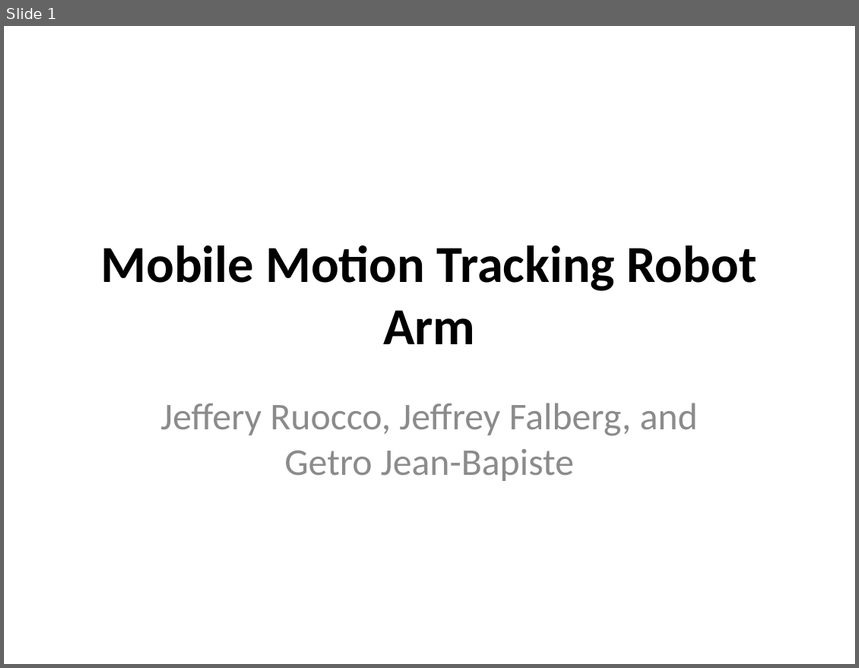
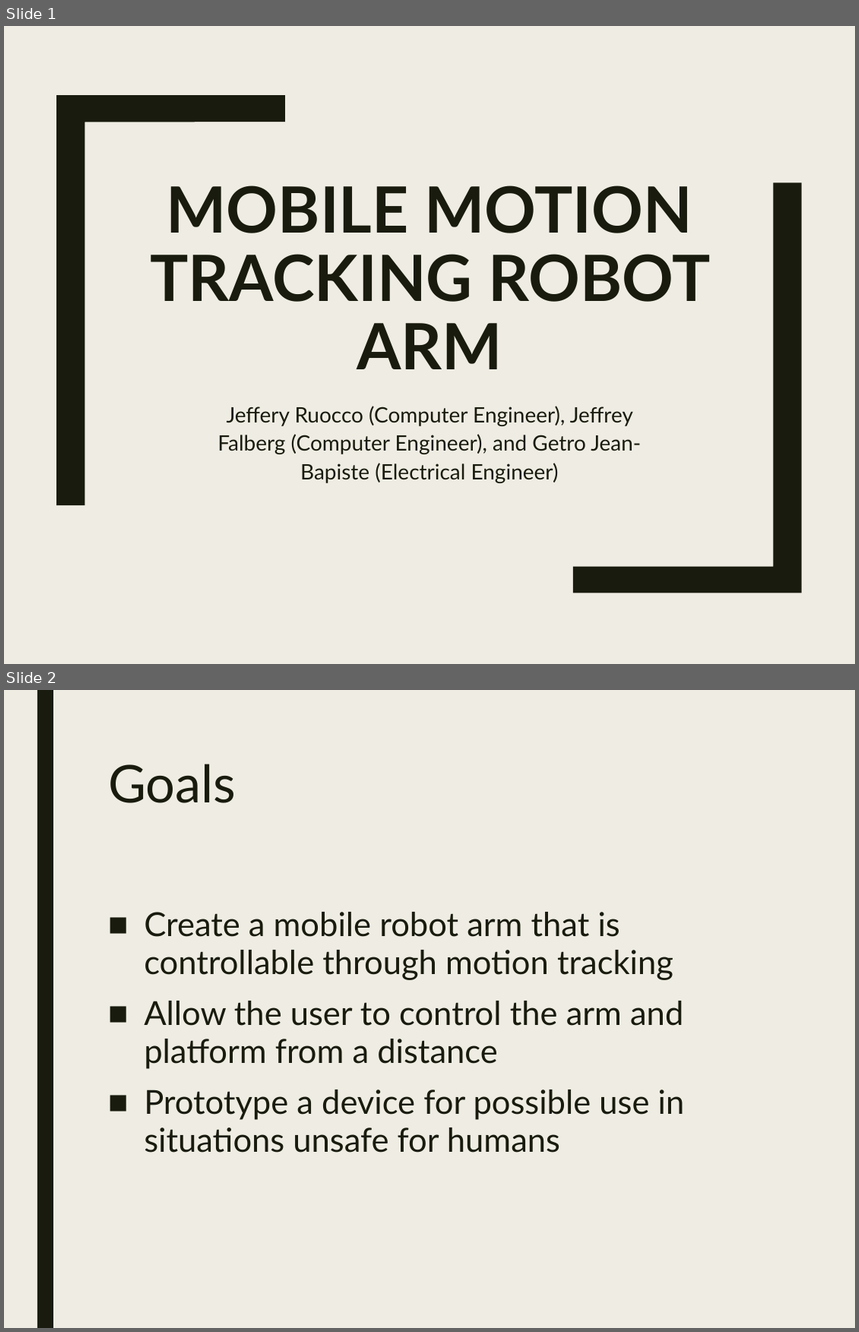
Before and after one commit to StormWulf/Mobile-Motion-Tracking-Robot-Arm, a slide deck: Documents/Mobile Motion Tracking Robot Arm poster.pptx. Shown one above the other, each under a label of ours: slide 1 before the commit, slides 1 and 2 after it. The pictures are 859x668 and 859x1332 pixels, drawn with LibreOffice and Linux fonts; fonts in the diff are those of the drawing. Boxes give left, top, right and bottom in pixels: in the first picture for what was removed or moved away, otherwise in the second. Text is boxed around its words. In the diff, an @@ line names an element or a change of style, - is before the commit and + after.

```diff
--- a/Documents/Mobile Motion Tracking Robot Arm poster.pptx
+++ b/Documents/Mobile Motion Tracking Robot Arm poster.pptx
@@ slide 2 added at (4,690,855,1328), background #EFEDE3 @@
@@ rectangle added at (37,690,53,1328), fill #191B0E @@
@@ title added at (108,764,236,803), 44 pt, text #191B0E @@
+Goals
@@ text added at (144,912,685,1153), 28 pt, text #191B0E @@
+■ Create a mobile robot arm that is controllable through motion tracking
+■ Allow the user to control the arm and platform from a distance
+■ Prototype a device for possible use in situations unsafe for humans
@@ slide 1 changed as well @@
@@ background #FFFFFF to #EFEDE3 @@
@@ freeform shape added at (56,95,286,506), fill #191B0E @@
@@ freeform shape added at (573,183,803,593), fill #191B0E @@
@@ title "MOBILE MOTION TRACKING ROBOT ARM" at (150,186,710,370): vertical alignment middle to bottom @@
@@ title at (150,186,710,370): text changed; size 44 to 54 pt; font Calibri to Lato; text colour #000000 to #191B0E @@
-Mobile Motion Tracking Robot Arm
+MOBILE MOTION TRACKING ROBOT ARM
@@ subtitle at (218,406,641,484): text changed; size 32 to 18 pt; font Calibri to Lato; text colour #8C8C8C to #191B0E @@
-Jeffery Ruocco, Jeffrey Falberg, and Getro Jean-Bapiste
+Jeffery Ruocco (Computer Engineer), Jeffrey Falberg (Computer Engineer), and Getro Jean-Bapiste (Electrical Engineer)
```
Also in this commit, not shown: 1 other slide changed, 13 other slides added, 4 slides removed, 2 other files.
